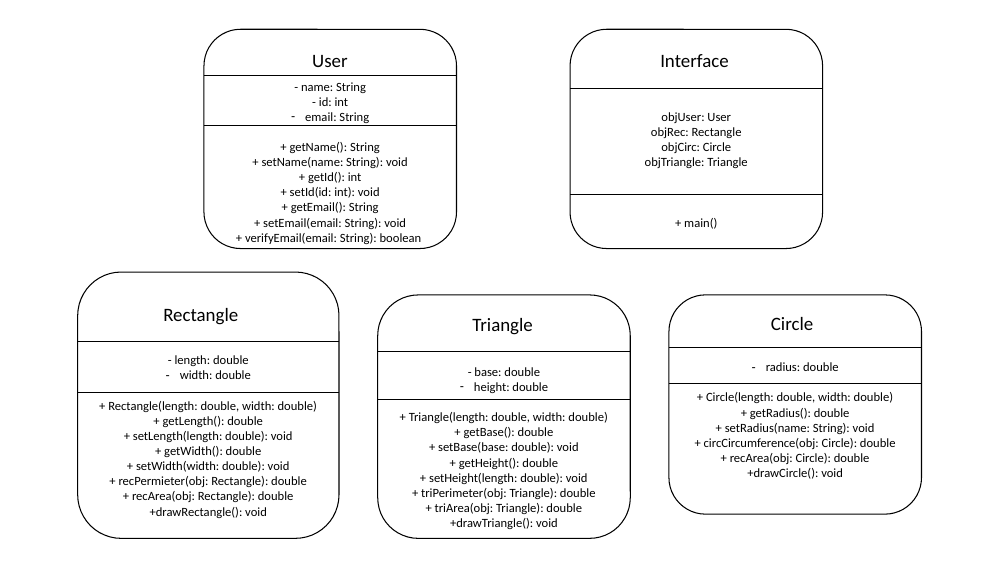
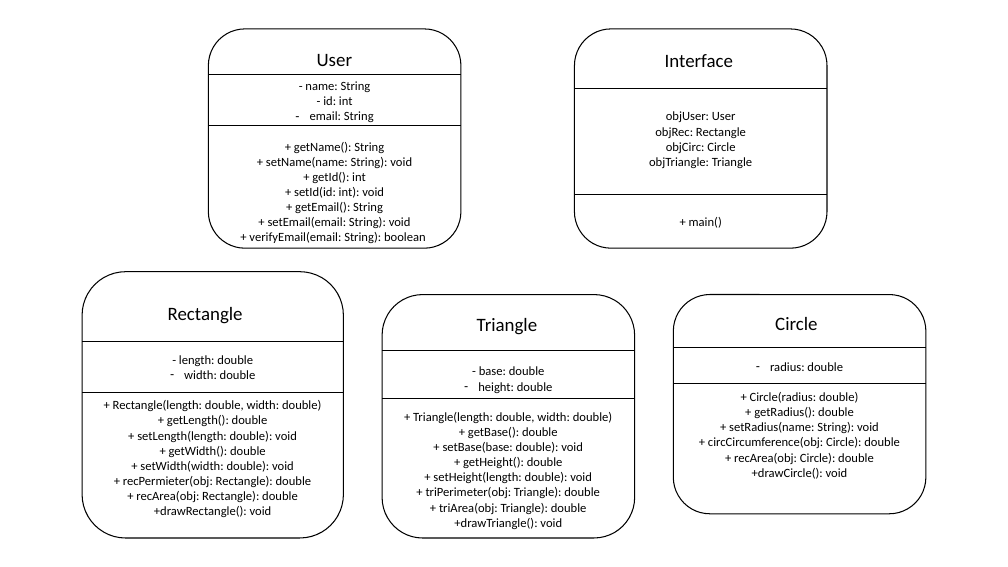
Before and after one commit to TaoseefIshtiak/taoseefishtiak.github.io, a slide deck: slide 1 of CSE215_lab-Manuals/UML.pptx. Drawn at 1008x567 pixels with LibreOffice and Linux fonts; fonts in the diff are those of the drawing. Boxes give left, top, right and bottom in pixels: in the first picture for what was removed or moved away, otherwise in the second. Text is boxed around its words. In the diff, an @@ line names an element or a change of style, - is before the commit and + after.

```diff
--- a/CSE215_lab-Manuals/UML.pptx
+++ b/CSE215_lab-Manuals/UML.pptx
@@ 10 lines, 5 rounded rectangles, 5 texts moved together from (x1=78, y1=29, x2=922, y2=538) to (x1=82, y1=29, x2=926, y2=538) @@
@@ text in rounded rectangle at (x1=750, y1=392, x2=858, y2=403): text changed @@
-+ Circle(length: double, width: double)
++ Circle(radius: double)
```
Also in this commit, not shown: 3 slides added, 15 other files.
